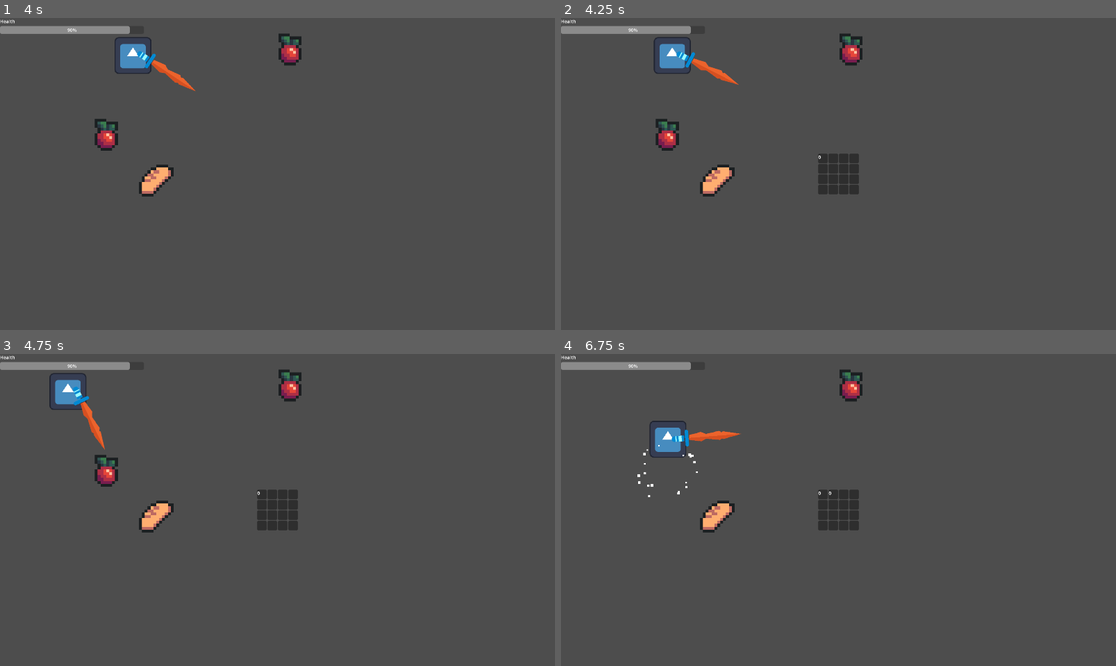
Above: before the commit, frames 1-4 (two rows, left to right).
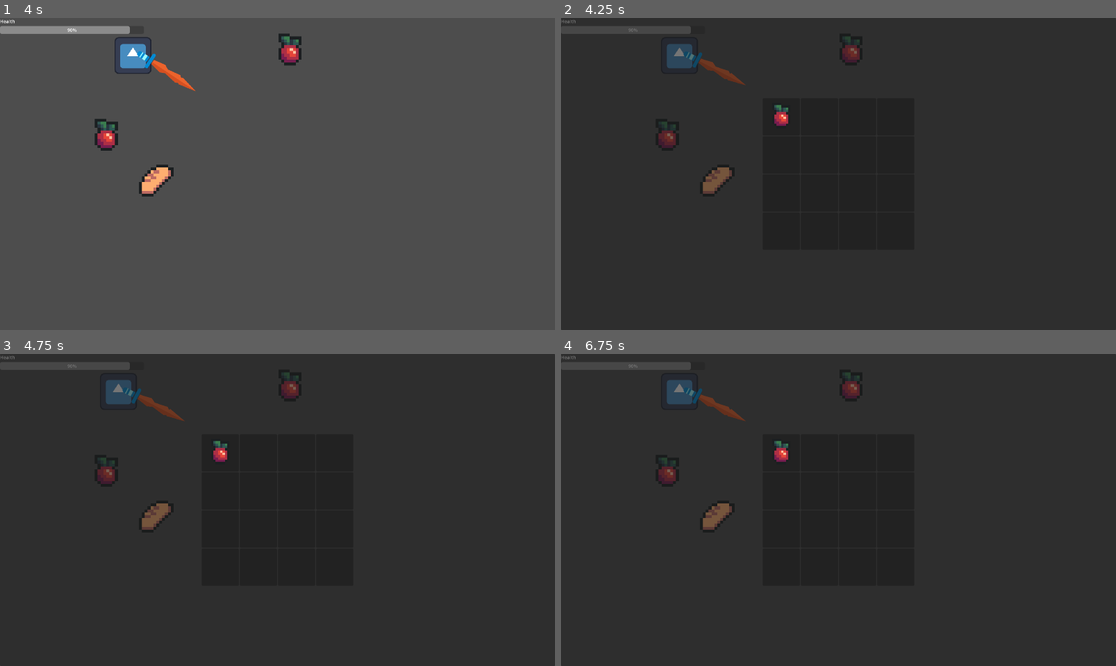
Above: after the commit, the same moments.

Repository: TBrush123/cooking-game
Game: Godot game, scene res://Test/node.tscn
Two runs of this game, one before a commit and one after it. Both use one fixed random seed, a clock stepped at 60 frames per second and the inputs below. The engine's default icon, where the game draws it, is replaced by a stand-in: a white triangle on a blue panel in a dark square.
Inputs (mouse positions are in pixels of both pictures, inside the frame that each line leads up to):
- Up to frame 1 (4 s): move the mouse to (399, 158) at 0.52 s; hold D (Right) 0.53-1.28 s; click (399, 158) at 0.6 s; move the mouse to (166, 189) at 1.27 s; hold S (Down) 1.28-2.03 s; tap E (Pickup) at 1.35, 2.75, 2.85 s; move the mouse to (333, 105) at 2.02 s; hold D (Right) 2.03-2.78 s; click (333, 105) at 2.1 s; move the mouse to (249, 236) at 2.77 s; hold W (Up) 2.78-3.53 s; move the mouse to (444, 220) at 3.52 s; hold A (Left) from 3.53 s (still down); click (444, 220) at 3.6 s
- Up to frame 2 (4.25 s): keep holding A (Left); tap I (Inventory) at 4.15 s
- Up to frame 3 (4.75 s): keep holding A (Left); move the mouse to (111, 463) at 4.27 s; tap E (Pickup) at 4.35 s
- Up to frame 4 (6.75 s): move the mouse to (866, 510) at 5.02 s; release A (Left) at 5.03 s; hold S (Down) 5.03-5.78 s; click (866, 510) at 5.1 s; move the mouse to (755, 432) at 5.77 s; hold D (Right) 5.78-6.53 s; tap E (Pickup) at 5.85, 6.5 s; move the mouse to (960, 494) at 6.52 s; hold W (Up) from 6.53 s (still down); click (960, 494) at 6.6 s

Frame 1 is identical in both runs. In frame 2, 99% of the frame differs, in the area x 0-100%, y 0-100%; in frame 3, 99%; in frame 4, 99%.

Commit message:
Made inventory a bit better

Diff:
--- a/Effects/sparkle.tscn
+++ b/Effects/sparkle.tscn
@@ -1,6 +1,7 @@
 [gd_scene format=3 uid="uid://cg5bv8o1ttlno"]
 
 [node name="PickupSparkle" type="CPUParticles2D"]
+process_mode = 3
 emitting = false
 amount = 20
 lifetime = 0.4
--- a/Test/node.tscn
+++ b/Test/node.tscn
@@ -18,3 +18,4 @@
 position = Vector2(1003, 114)
 
 [node name="HUD" parent="." instance=ExtResource("4_gn2i3")]
+visible = true
--- a/UI/Inventory/inventory.tscn
+++ b/UI/Inventory/inventory.tscn
@@ -1,9 +1,10 @@
-[gd_scene load_steps=2 format=3 uid="uid://coe71lr2uu44"]
+[gd_scene load_steps=3 format=3 uid="uid://coe71lr2uu44"]
 
 [ext_resource type="Script" uid="uid://cg504ahund4dq" path="res://inventory.gd" id="1_ym3yg"]
+[ext_resource type="PackedScene" uid="uid://5k6quq3huxb6" path="res://UI/Inventory/inventory_panel.tscn" id="2_k5s52"]
 
-[node name="Inventory" type="Control" node_paths=PackedStringArray("inventory_grid")]
-layout_mode = 3
+[node name="Inventory" type="Panel" node_paths=PackedStringArray("inventory_grid")]
+process_mode = 3
 anchors_preset = 15
 anchor_right = 1.0
 anchor_bottom = 1.0
@@ -11,6 +12,7 @@
 grow_vertical = 2
 script = ExtResource("1_ym3yg")
 inventory_grid = NodePath("GridContainer")
+inventory_panel = ExtResource("2_k5s52")
 
 [node name="GridContainer" type="GridContainer" parent="."]
 layout_mode = 1
--- /dev/null
+++ b/UI/Inventory/inventory_panel.tscn
@@ -0,0 +1,12 @@
+[gd_scene format=3 uid="uid://5k6quq3huxb6"]
+
+[node name="InventoryPanel" type="Panel"]
+custom_minimum_size = Vector2(128, 128)
+
+[node name="TextureRect" type="TextureRect" parent="."]
+layout_mode = 1
+anchors_preset = 15
+anchor_right = 1.0
+anchor_bottom = 1.0
+grow_horizontal = 2
+grow_vertical = 2
--- a/UI/hud.tscn
+++ b/UI/hud.tscn
@@ -4,6 +4,9 @@
 [ext_resource type="PackedScene" uid="uid://coe71lr2uu44" path="res://UI/Inventory/inventory.tscn" id="2_bytes"]
 
 [node name="HUD" type="Control" node_paths=PackedStringArray("health_bar")]
+visible = false
+z_index = 4096
+z_as_relative = false
 layout_mode = 3
 anchors_preset = 15
 anchor_right = 1.0
--- a/inventory.gd
+++ b/inventory.gd
@@ -1,6 +1,11 @@
-extends Control
+extends Panel
 
 @export var inventory_grid: GridContainer
+@export var inventory_panel: PackedScene
+
+const ITEM_ASSETS_PATH: String = "res://Items/Assets/"
+
+var item_asset_buffer: Dictionary = {}
 
 var inventory: Dictionary
 
@@ -16,24 +21,28 @@
 
 	inventory = Global.player_inventory
 	var ingredients = inventory["ingredients"]
+
+	if not inventory_panel:
+		print("No inventory scene!")
+		return
+
 	for i in range(16):
 
-		var cell = Panel.new()
+		var cell = inventory_panel.instantiate()
 
 		if i < ingredients.size():
-			var label: Label = Label.new()
-			label.text = ingredients[i]
-			cell.add_child(label)
+			cell.get_node("TextureRect").texture = load_texture(ingredients[i])
 
-		cell.custom_minimum_size = Vector2(32, 32)
 		inventory_grid.add_child(cell)
 
 func show_inventory() -> void:
 	visible = true
+	get_tree().paused = true
 
 
 func hide_inventory() -> void:
 	visible = false
+	get_tree().paused = false
 
 func _unhandled_input(event: InputEvent) -> void:
 	if event.is_action_pressed("Inventory"):
@@ -42,3 +51,12 @@
 			hide_inventory()
 		else:
 			show_inventory()
+
+func load_texture(texture_name) -> CompressedTexture2D:
+	if texture_name in item_asset_buffer:
+		return item_asset_buffer[texture_name]
+
+	var new_texture = load(ITEM_ASSETS_PATH + "Food_" + texture_name + ".png")
+	item_asset_buffer[texture_name] = new_texture
+
+	return new_texture
